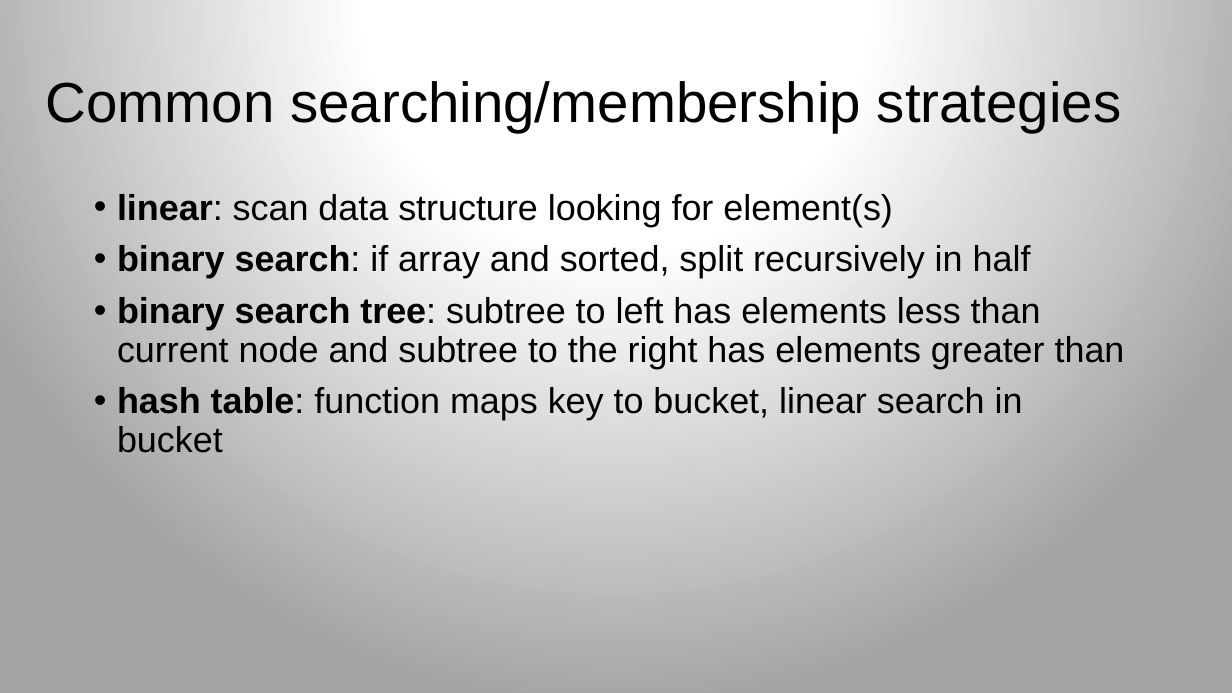
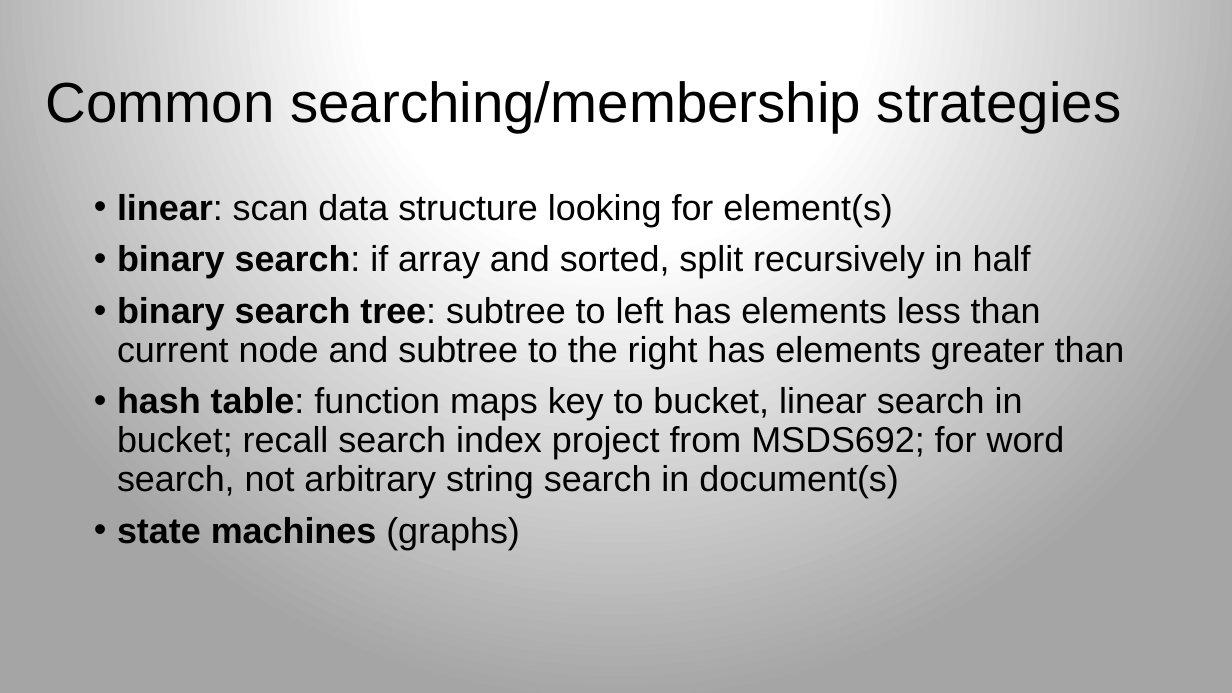
Before and after one commit to parrt/msds689, a slide deck: slide 2 of notes/searching.pptx. Drawn at 1232x693 pixels with LibreOffice and Linux fonts; fonts in the diff are those of the drawing; background and template pictures are left out. Boxes give left, top, right and bottom in pixels: in the first picture for what was removed or moved away, otherwise in the second. Text is boxed around its words. In the diff, an @@ line names an element or a change of style, - is before the commit and + after.

```diff
--- a/notes/searching.pptx
+++ b/notes/searching.pptx
@@ text at (117,387,1065,550): text changed @@
-• hash table: function maps key to bucket, linear search in bucket
+• hash table: function maps key to bucket, linear search in bucket; recall search index project from MSDS692; for word search, not arbitrary string search in document(s)
+• state machines (graphs)
```
Also in this commit, not shown: 2 other slides changed, 4 slides added, 4 other files.
